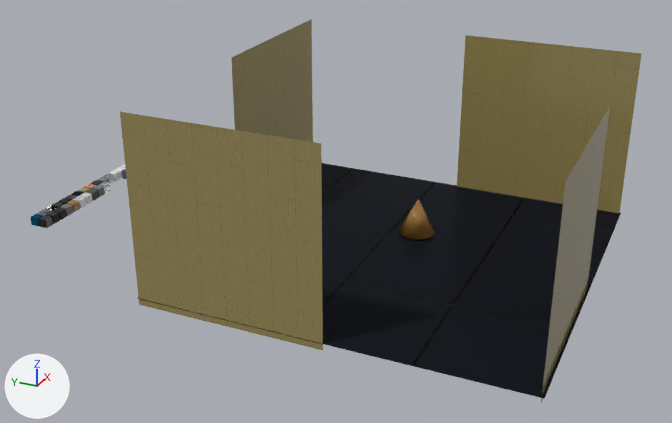
What one commit did to the Blender file 3d_models/materials.blend.
Both versions are drawn from a 50 mm camera at (-42.2, -15.2, 22.7) aimed at (-0.6, 3.6, 1.9). The axes (+X, +Y, +Z) are drawn at lower left. The lights are the same throughout.
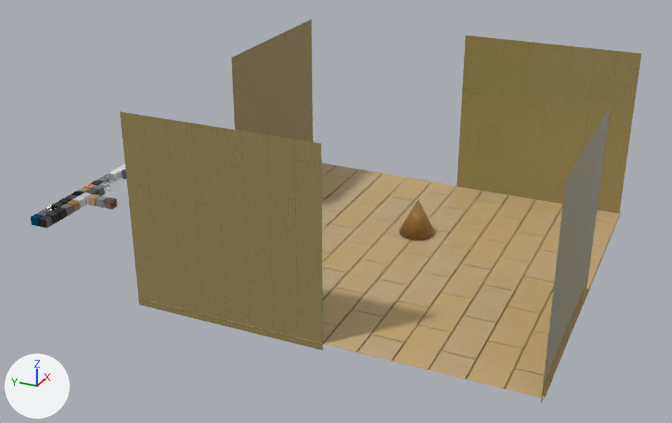
Diff of the bpy script that builds the scene:
```diff
--- a/3d_models/materials.blend.py
+++ b/3d_models/materials.blend.py
@@ mat_tiles_cream @@
+mat_tiles_cream = bpy.data.materials.new('tiles_cream')
+# nodes: BsdfPrincipled, Bump, Mapping, Mix, OutputMaterial, TexBrick, TexCoord, TexNoise, ValToRGB
+# colours: yellow #90865c, grey #b2a6a3, dark grey #6a6a6a, black #000000, white #eaeef2, grey #737277, light grey #bbc9d6, black #222222
@@ mat_tiles_cream_small @@
+mat_tiles_cream_small = bpy.data.materials.new('tiles_cream_small')
+# nodes: BsdfPrincipled, Bump, Mapping, Mix, OutputMaterial, TexBrick, TexCoord, TexNoise, ValToRGB
+# colours: grey #bab5a2, grey #706065, grey #a5a5a5, black #000000, light grey #bfc3c6, grey #737277, light grey #bbc9d6, black #222222
@@ mat_tiles_gray @@
+mat_tiles_gray = bpy.data.materials.new('tiles_gray')
+# nodes: BsdfPrincipled, Bump, Mapping, Mix, OutputMaterial, TexBrick, TexCoord, TexNoise, ValToRGB
+# colours: light grey #c2c2c2, light grey #cfcfcf, grey #a5a5a5, black #000000, white #eaeef2, grey #737277, light grey #bbc9d6, black #222222
@@ me_plane_001 @@
 me_plane_001.from_pydata(...)  # 4 vertices, 1 face; spans x -10.0..10.0, y -10.0..10.0, z -0.1
-me_plane_001.materials.append(mat_tiles_black)
+me_plane_001.materials.append(mat_tiles_cream)
@@ me_cube_037 @@
+me_cube_037.from_pydata(...)  # a box spanning x -0.25..0.25, y 19.75..20.25, z 0.0..0.5
+me_cube_037.materials.append(mat_tiles_cream_small)
@@ me_cube_036 @@
+me_cube_036.from_pydata(...)  # a box spanning x -0.25..0.25, y 19.75..20.25, z 0.0..0.5
+me_cube_036.materials.append(mat_tiles_gray)
@@ me_cube_035 @@
+me_cube_035.from_pydata(...)  # a box spanning x -0.25..0.25, y 19.75..20.25, z 0.0..0.5
+me_cube_035.materials.append(mat_tiles_cream)
@@ ob_cube_037 @@
+ob_cube_037 = bpy.data.objects.new('Cube.037', me_cube_037)
+ob_cube_037.location = (-1.8, -2.4, 0.0)
@@ ob_cube_036 @@
+ob_cube_036 = bpy.data.objects.new('Cube.036', me_cube_036)
+ob_cube_036.location = (-1.8, -1.8, 0.0)
@@ ob_cube_035 @@
+ob_cube_035 = bpy.data.objects.new('Cube.035', me_cube_035)
+ob_cube_035.location = (-1.8, -1.2, 0.0)
```

Location of each change, [x1, y1, x2, y2] in pixels of the pictures (672 x 423 px):
'Plane.001', recoloured (black to brown)
    both: [138, 163, 621, 398]
'Cube.037', added
    after: [104, 197, 117, 210]
'Cube.036', added
    after: [96, 196, 108, 208]
'Cube.035', added
    after: [88, 194, 100, 206]
